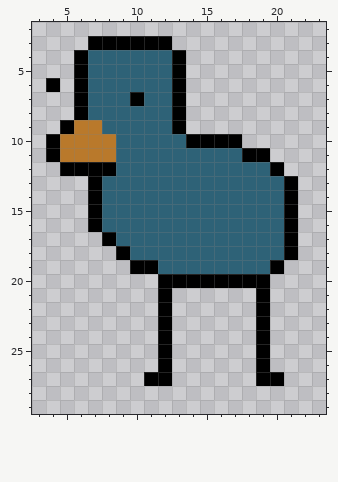
Two states of a pixel-art file, WIP/Birt.aseprite. The first picture shows the starting point.
32x32 pixels, 1 frame. Shown: x 3..23, y 2..29.
Now the later version:
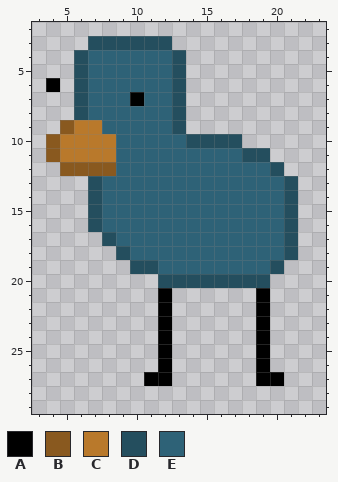
Palette (. is transparent): A #000000  B #89591f  C #b9792b  D #244e5e  E #2e6277
From old to new:
Colour B replaces colour A in row 9 at x 5; in rows 10 to 11 at x 4; in row 12 at x 5 to 8.
Colour D replaces colour A in row 3 at x 7 to 12; in rows 4 to 8 at x 6 and 13; in row 9 at x 13; in row 10 at x 14 to 17; in row 11 at x 18 to 19; in row 12 at x 20.
Colour D replaces colour A in rows 13 to 16 at x 7 and 21; in row 17 at x 8 and 21; in row 18 at x 9 and 21; in row 19 at x 10 to 11 and 20; in row 20 at x 12 to 19.
Changed places in both pictures, as pixel boxes (x1, y1, x2, y2):
changed: (46, 36, 298, 288)
